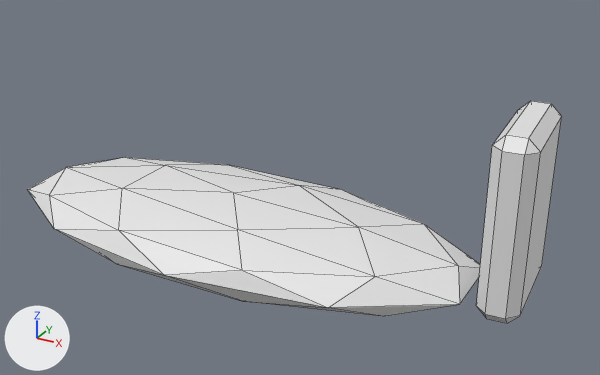
An edit to the FBX model unity/TinyConsequences2/Assets/TC2/Game/Resources/TC2Models/grave_old.fbx, drawn before and after from the same camera.
One viewpoint serves both versions: a 50 mm camera at (1.53, -2.29, 1.33) aimed at (0.26, 0.03, 0.17). Arrows for +X, +Y and +Z are at lower left; the lights stay in place. The older version comes first. Mesh edges are drawn as thin lines. Where no turn or scale is listed for an object, it has been applied to the vertices.

Script lines for the objects in view, before the commit:
```python
me_grave_old = bpy.data.meshes.new('grave_old')
me_grave_old.from_pydata(...)  # 66 vertices, 106 faces; spans x -0.9..1.09, y -0.42..0.42, z -0.15..0.56
ob_grave_old = bpy.data.objects.new('grave_old', me_grave_old)
ob_grave_old.location = (0.0, 0.0, 0.0)
```
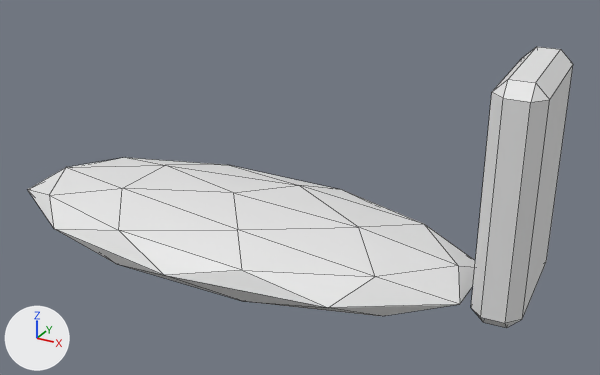
Scene script edits in JSON lines:
```json
{"block": "me_grave_old", "where": "# used by ob_grave_old; location = (0.0, 0.0, 0.0)"}
{"op": "remove", "block": "me_grave_old", "code": "me_grave_old.from_pydata(...)  # 66 vertices, 106 faces; spans x -0.9..1.09, y -0.42..0.42, z -0.15..0.56"}
{"op": "add", "block": "me_grave_old", "code": "me_grave_old.from_pydata(...)  # 66 vertices, 106 faces; spans x -0.9..1.11, y -0.42..0.42, z -0.15..0.72"}
{"block": "me_grave_old", "change": "me_grave_old part 1: the loose piece of 24 vertices spanning x 0.95..1.09, y -0.2..0.2, z -0.02..0.56 is scaled about its middle by (1.16, 1.15, 1.29), then moved by (0.0, 0.0, 0.08)"}
```

Location of each change, (x1, y1, x2, y2) in pixels of the pictures (600 x 375 px; the box of a moved part takes in the faces that stretch with it):
```json
{"object": "grave_old", "change": "reshaped", "before": [28, 101, 562, 323], "after": [28, 47, 573, 328], "on screen": "26% taller"}
{"part": 1, "of": "me_grave_old", "change": "moved or reshaped", "before": [476, 101, 562, 323], "after": [471, 47, 573, 328]}
```
